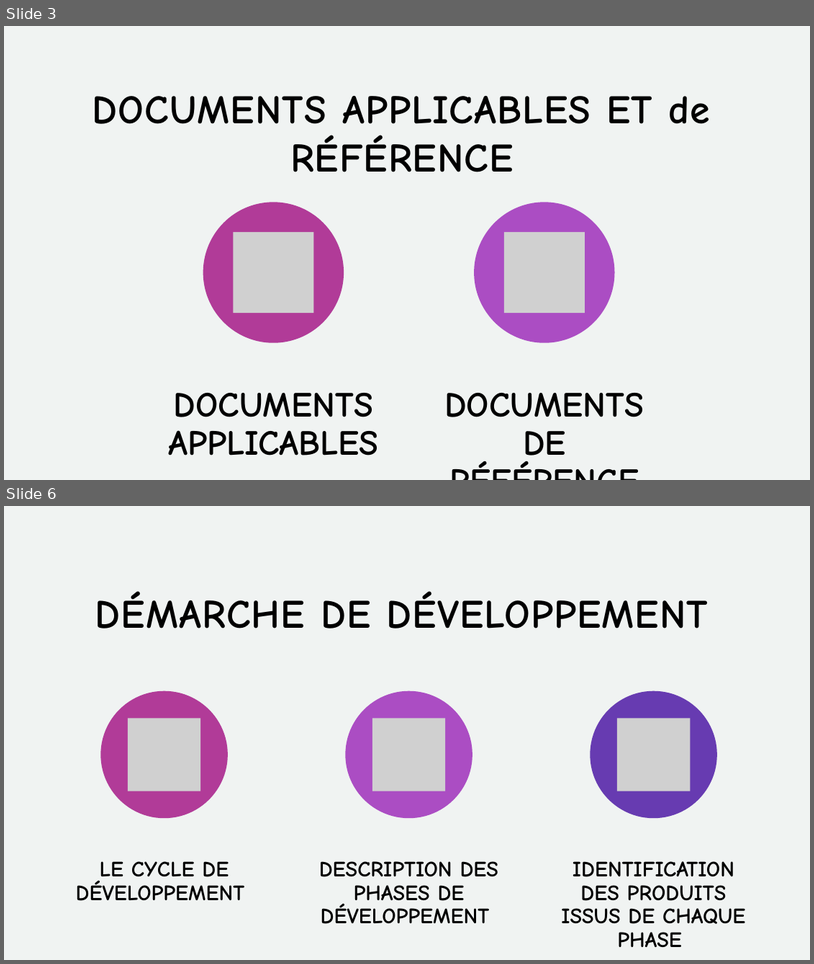
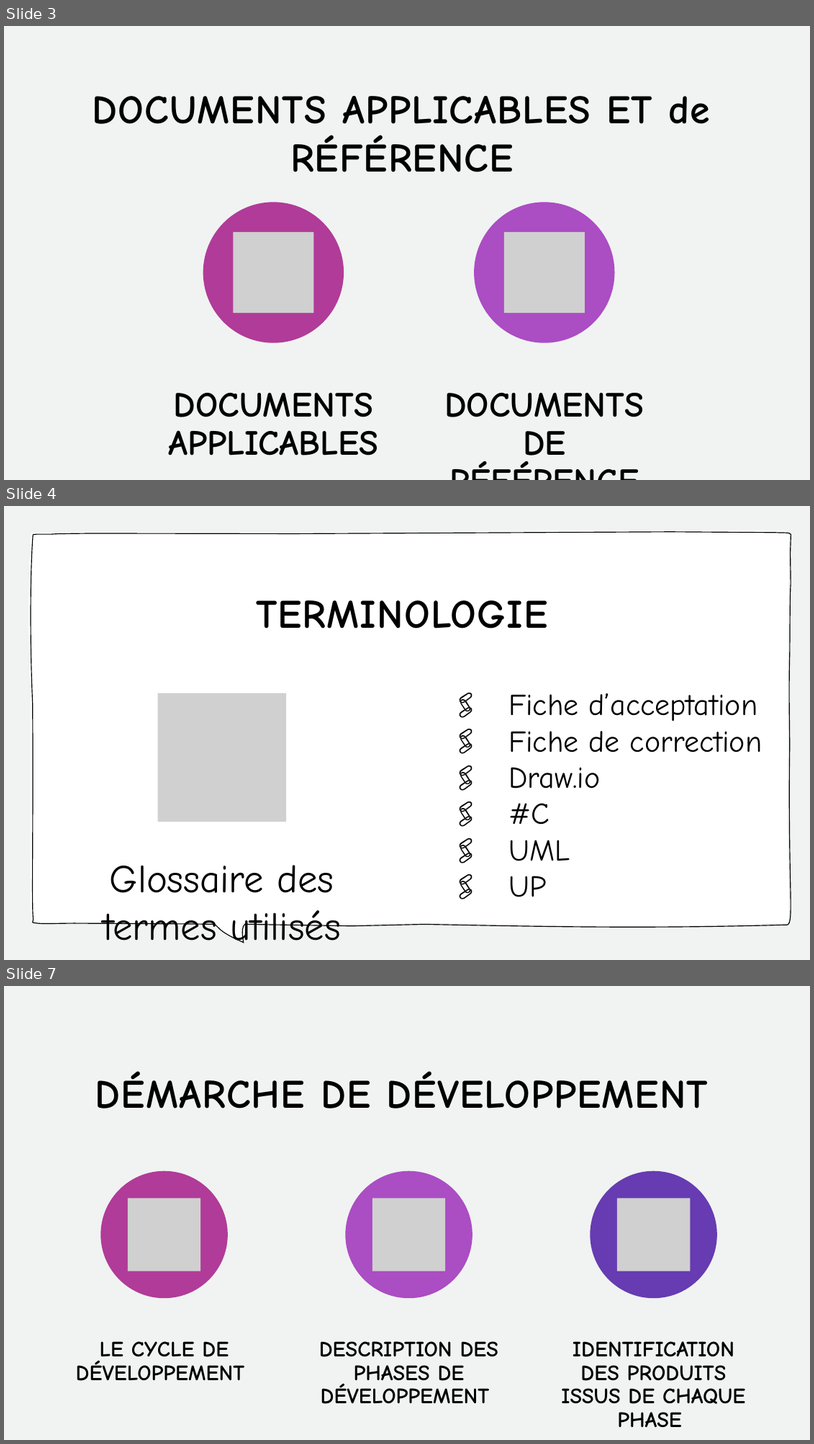
Before and after one commit to ConstantinHrrmn/WavContact, a slide deck: Documents/Documentation/Acceptation/A2-1_Point-de-contrôle/Plan assurance qualite/Présentation_PlanAssuranceQualité.pptx. Shown one above the other, each under a label of ours: slides 3 and 6 before the commit, slides 3, 4 and 7 after it; the slides between them are not shown. The pictures are 814x964 and 814x1444 pixels, drawn with LibreOffice and Linux fonts; fonts in the diff are those of the drawing; grey boxes stand for pictures. Boxes give left, top, right and bottom in pixels: in the first picture for what was removed or moved away, otherwise in the second. Text is boxed around its words. In the diff, an @@ line names an element or a change of style, - is before the commit and + after.

```diff
--- a/Documents/Documentation/Acceptation/A2-1_Point-de-contrôle/Plan assurance qualite/Présentation_PlanAssuranceQualité.pptx
+++ b/Documents/Documentation/Acceptation/A2-1_Point-de-contrôle/Plan assurance qualite/Présentation_PlanAssuranceQualité.pptx
@@ slide 4 added at (4,506,810,960), background #F0F3F2 @@
@@ freeform shape added at (28,530,790,940), fill #FFFFFF @@
@@ freeform shape added at (31,532,792,942), outline #000000 1 pt @@
@@ title added at (256,600,548,628), 48 pt, text #000000, bold @@
+TERMINOLOGIE
@@ picture added at (157,693,286,822) @@
@@ text added at (509,693,762,897), 36 pt, text #000000 @@
+🖇 Fiche d’acceptation
+🖇 Fiche de correction
+🖇 Draw.io
+🖇 #C
+🖇 UML
+🖇 UP
@@ text added at (103,865,342,943), 47 pt, text #000000 @@
+Glossaire des termes utilisés
@@ what was slide 6 is now slide 7 @@
```
Also in this commit, not shown: 2 slides changed, 1 other slide added, 1 slide removed.
